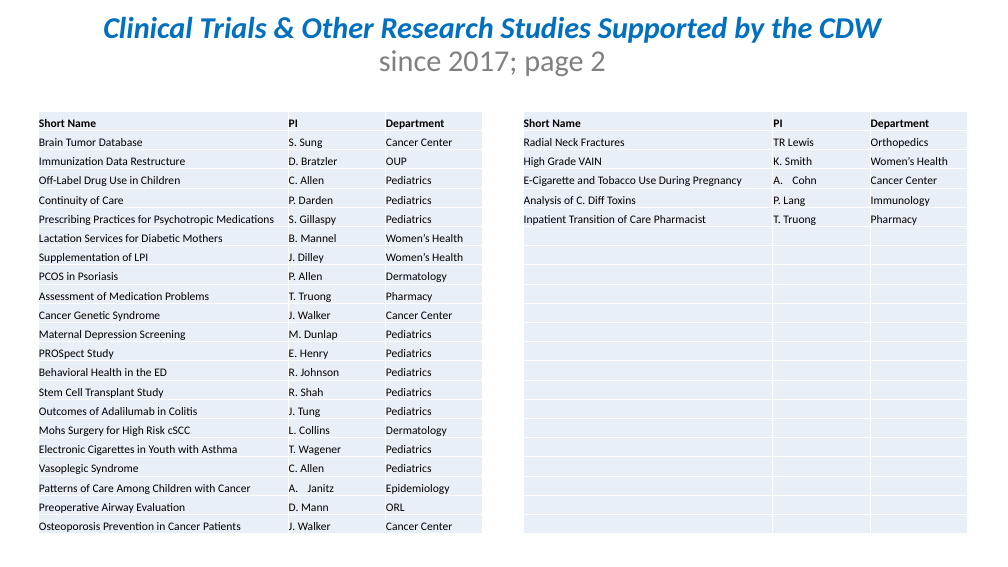
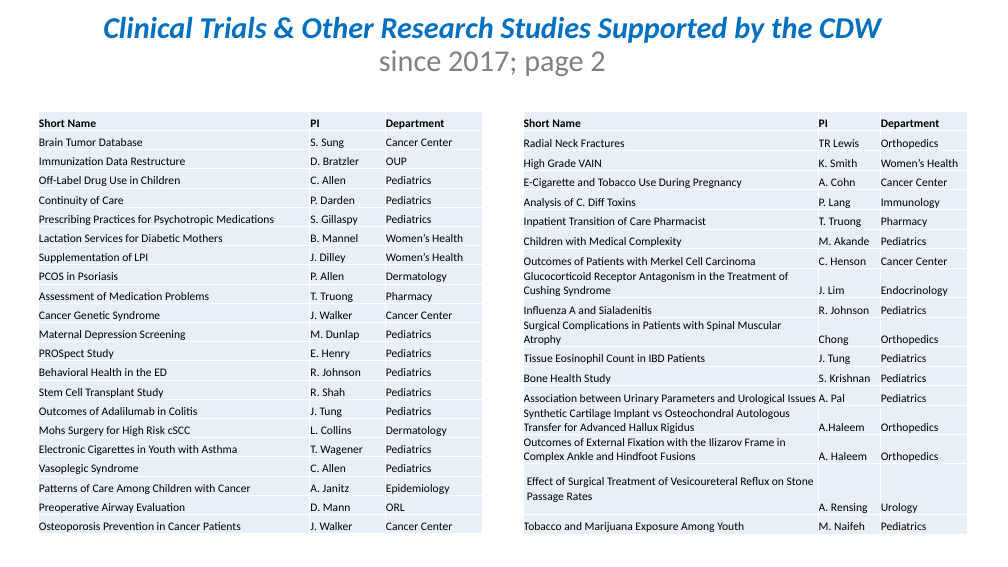
Before and after one commit to OuhscBbmc/prairie-outpost-public, a slide deck: slide 2 of publications/presentation-2020-06-berd/project-list-2020-06.pptx. Drawn at 1008x567 pixels with LibreOffice and Linux fonts; fonts in the diff are those of the drawing. Boxes give left, top, right and bottom in pixels: in the first picture for what was removed or moved away, otherwise in the second. Text is boxed around its words. In the diff, an @@ line names an element or a change of style, - is before the commit and + after.

```diff
--- a/publications/presentation-2020-06-berd/project-list-2020-06.pptx
+++ b/publications/presentation-2020-06-berd/project-list-2020-06.pptx
@@ table at [39, 111, 483, 536] @@
@@ indent changed @@
@@ table at [523, 111, 967, 536] @@
-row 7:  |  | 
-row 8:  |  | 
-row 9:  |  | 
-row 10:  |  | 
-row 11:  |  | 
-row 12:  |  | 
-row 13:  |  | 
-row 14:  |  | 
-row 15:  |  | 
-row 16:  |  | 
-row 17:  |  | 
-row 18:  |  | 
-row 19:  |  | 
-row 20:  |  | 
-row 21:  |  | 
-row 22:  |  | 
+row 7: Children with Medical Complexity | M. Akande | Pediatrics
+row 8: Outcomes of Patients with Merkel Cell Carcinoma | C. Henson | Cancer Center
+row 9: Glucocorticoid Receptor Antagonism in the Treatment of Cushing Syndrome | J. Lim | Endocrinology
+row 10: Influenza A and Sialadenitis | R. Johnson | Pediatrics
+row 11: Surgical Complications in Patients with Spinal Muscular Atrophy | Chong | Orthopedics
+row 12: Tissue Eosinophil Count in IBD Patients | J. Tung | Pediatrics
+row 13: Bone Health Study | S. Krishnan | Pediatrics
+row 14: Association between Urinary Parameters and Urological Issues | Pal | Pediatrics
+row 15: Synthetic Cartilage Implant vs Osteochondral Autologous Transfer for Advanced Hallux Rigidus | Haleem | Orthopedics
+row 16: Outcomes of External Fixation with the Ilizarov Frame in Complex Ankle and Hindfoot Fusions | Haleem | Orthopedics
+row 17: Effect of Surgical Treatment of Vesicoureteral Reflux on Stone Passage Rates | Rensing | Urology
+row 18: Tobacco and Marijuana Exposure Among Youth | M. Naifeh | Pediatrics
```
Also in this commit, not shown: 1 slide added.
